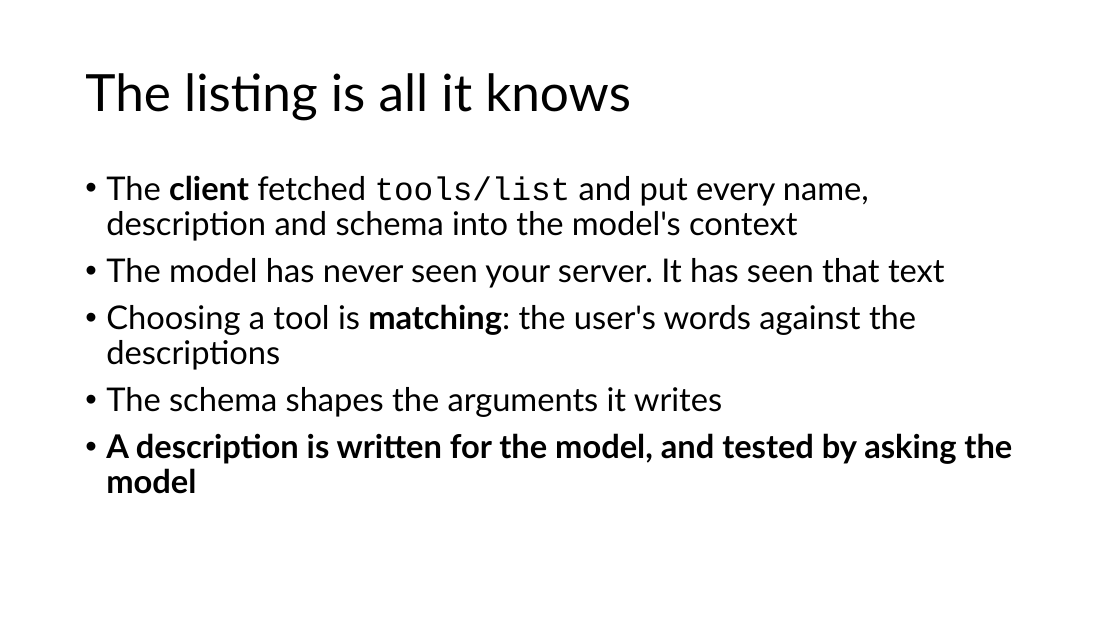
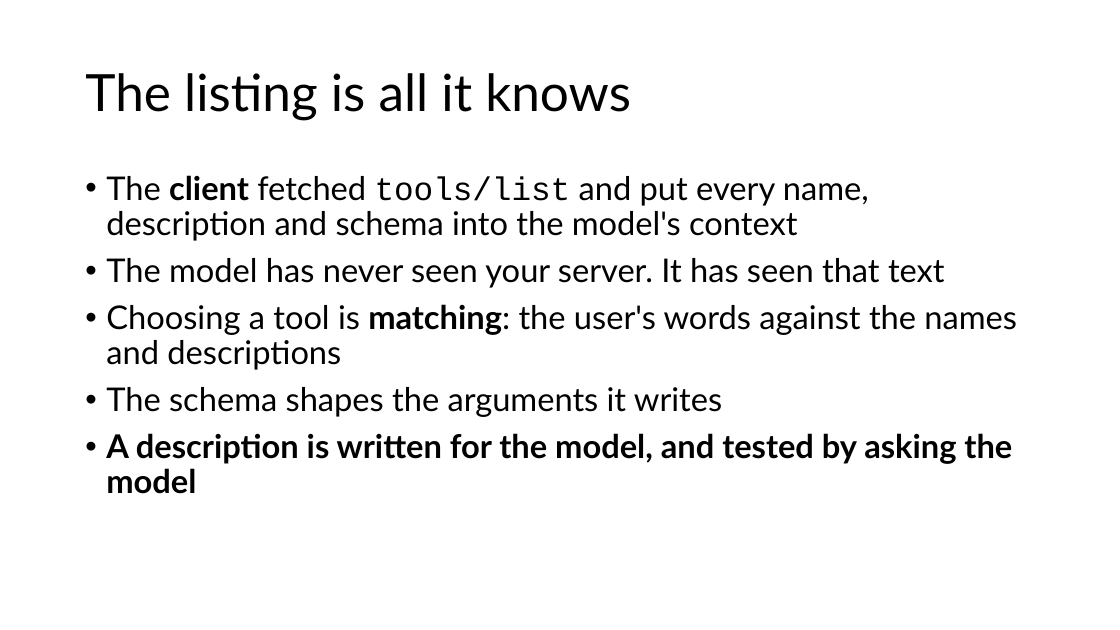
Before and after one commit to danielcregg/ai-assisted-programming, a slide deck: slide 38 of lectures-and-labs/week05/mcp-lecture.pptx. Drawn at 1120x630 pixels with LibreOffice and Linux fonts; fonts in the diff are those of the drawing. Boxes give left, top, right and bottom in pixels: in the first picture for what was removed or moved away, otherwise in the second. Text is boxed around its words. In the diff, an @@ line names an element or a change of style, - is before the commit and + after.

```diff
--- a/lectures-and-labs/week05/mcp-lecture.pptx
+++ b/lectures-and-labs/week05/mcp-lecture.pptx
@@ text at (106, 304, 1017, 370): text changed @@
-• Choosing a tool is matching: the user's words against the descriptions
+• Choosing a tool is matching: the user's words against the names and descriptions
```
Also in this commit, not shown: 1 other slide changed.
